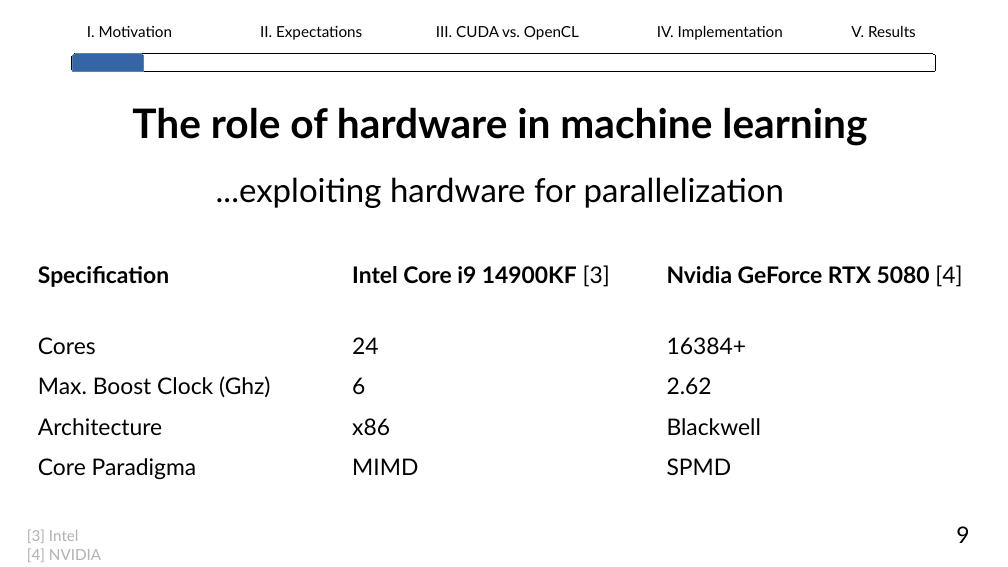
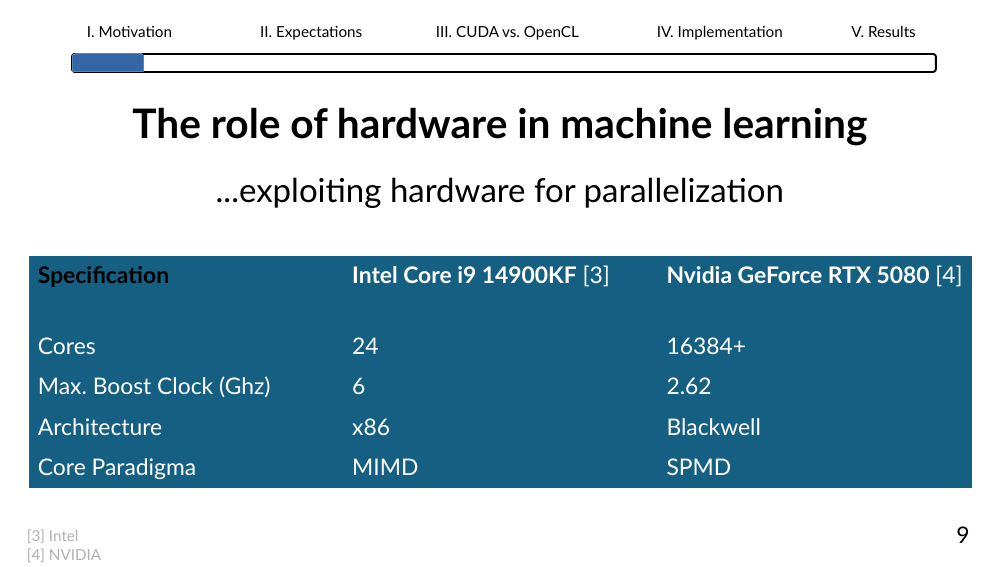
Before and after one commit to lhahner/opti-perf, a slide deck: slide 11 of docs/presentation/final-presentation.odp. Drawn at 1008x567 pixels with LibreOffice and Linux fonts; fonts in the diff are those of the drawing. Boxes give left, top, right and bottom in pixels: in the first picture for what was removed or moved away, otherwise in the second. Text is boxed around its words. In the diff, an @@ line names an element or a change of style, - is before the commit and + after.

```diff
--- a/docs/presentation/final-presentation.odp
+++ b/docs/presentation/final-presentation.odp
@@ freeform shape at [72,54,937,72]: outline #000000 0 pt to #000000 1.5 pt @@
@@ table at [28,256,972,483] @@
@@ fill none to #156082 in 15 cells @@
@@ text colour #000000 to #FFFFFF @@
```
Also in this commit, not shown: 35 other slides changed, 1 slide added, 1 other file.
